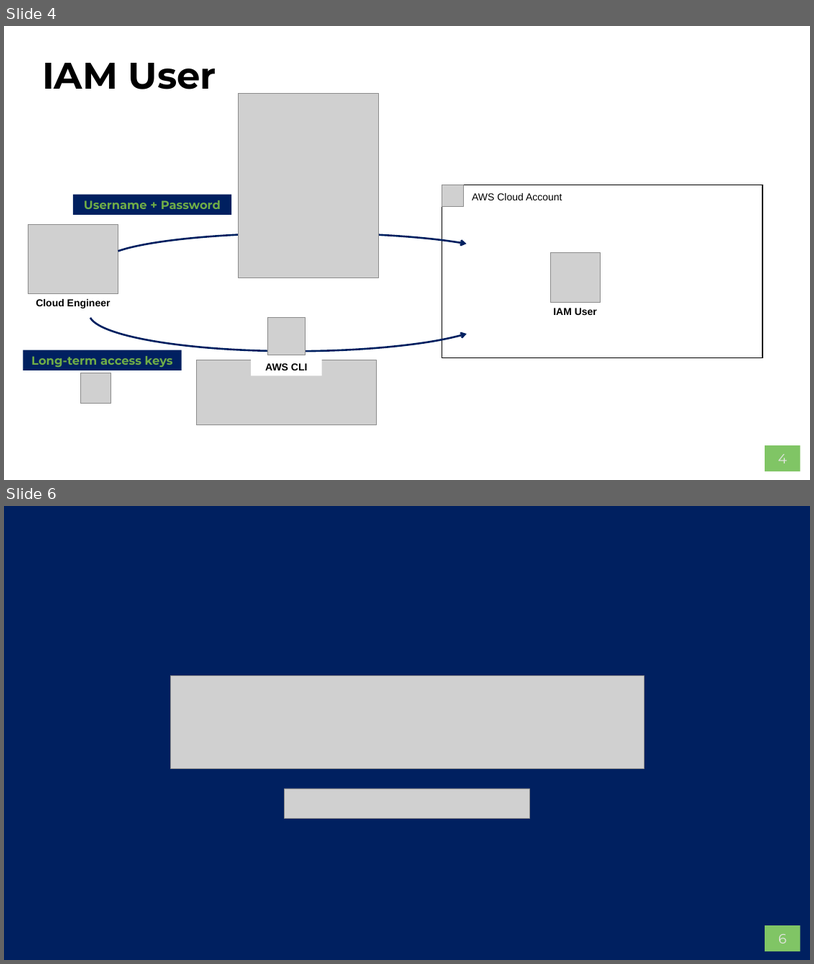
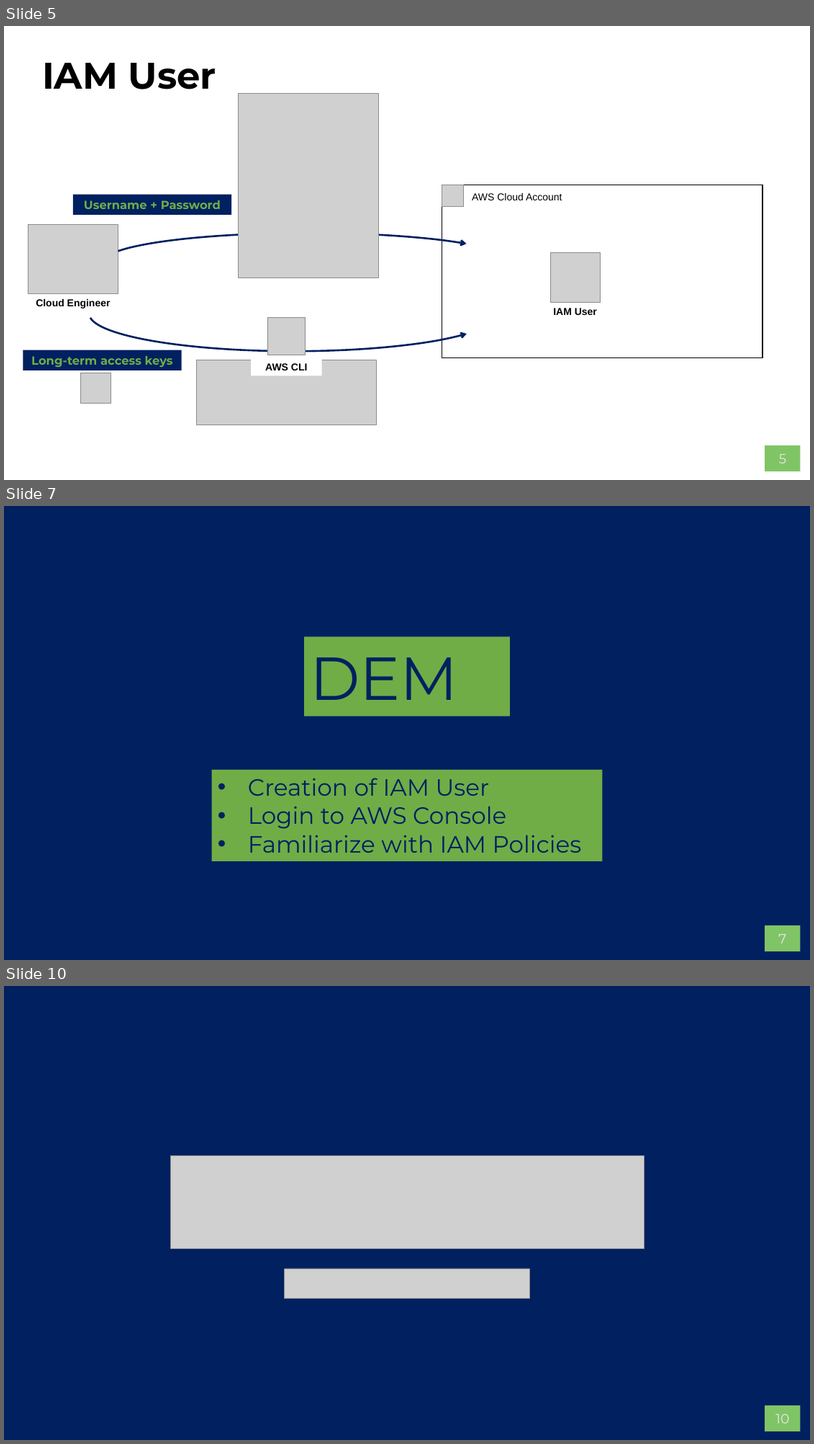
Before and after one commit to AWS-Competence-Group/sessions, a slide deck: 02-identity-and-access-management/02-identity-and-access-management.pptx. Shown one above the other, each under a label of ours: slides 4 and 6 before the commit, slides 5, 7 and 10 after it; the slides between them are not shown. The pictures are 814x964 and 814x1444 pixels, drawn with LibreOffice and Linux fonts; fonts in the diff are those of the drawing; grey boxes stand for pictures; background and template pictures are left out. Boxes give left, top, right and bottom in pixels: in the first picture for what was removed or moved away, otherwise in the second. Text is boxed around its words. In the diff, an @@ line names an element or a change of style, - is before the commit and + after.

```diff
--- a/02-identity-and-access-management/02-identity-and-access-management.pptx
+++ b/02-identity-and-access-management/02-identity-and-access-management.pptx
@@ slide 7 added at box(4, 506, 810, 960), background #002060; not listed: 1 template element that a slide beside it also shows @@
@@ rectangle added at box(305, 636, 510, 716), fill #70AD47, 72 pt, text #002060 @@
+DEMO
@@ rectangle added at box(212, 769, 603, 860), fill #70AD47, 28 pt, text #002060 @@
+• Creation of IAM User
+• Login to AWS Console
+• Familiarize with IAM Policies
@@ what was slide 4 is now slide 5 @@
@@ page number at box(779, 454, 787, 463): text changed @@
-4
+5
@@ what was slide 6 is now slide 10 @@
@@ page number at box(776, 1414, 790, 1423): text changed @@
-6
+10
```
Also in this commit, not shown: 1 slide changed, 3 other slides added.
